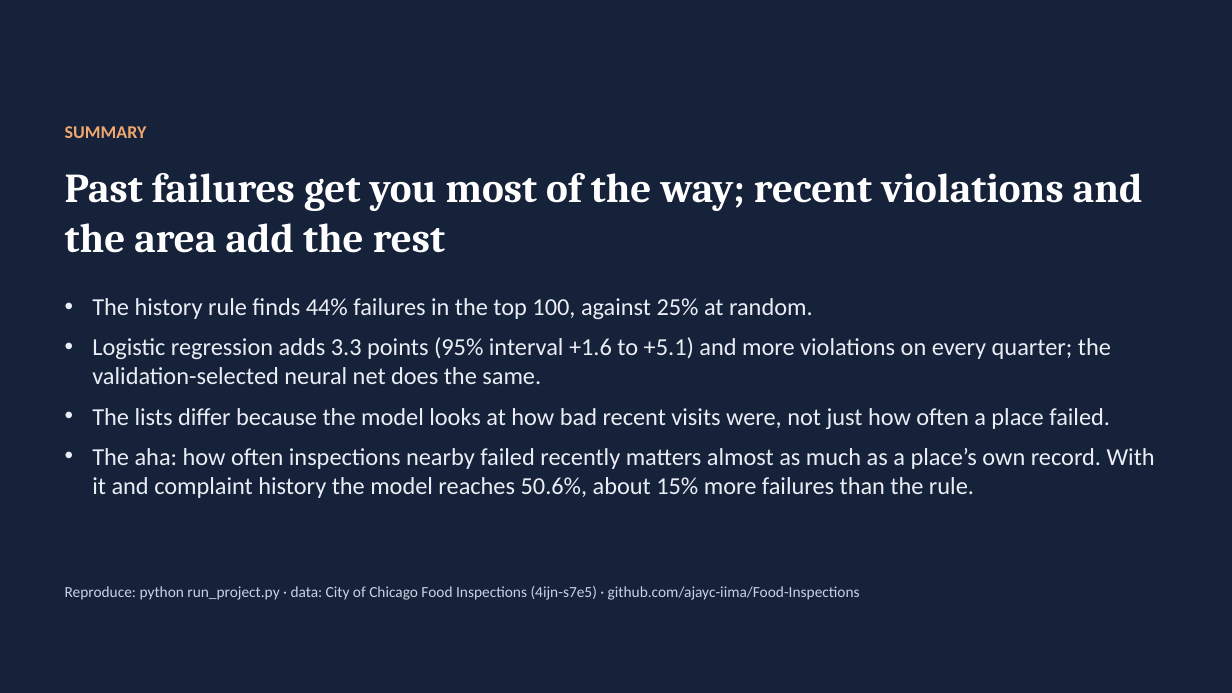
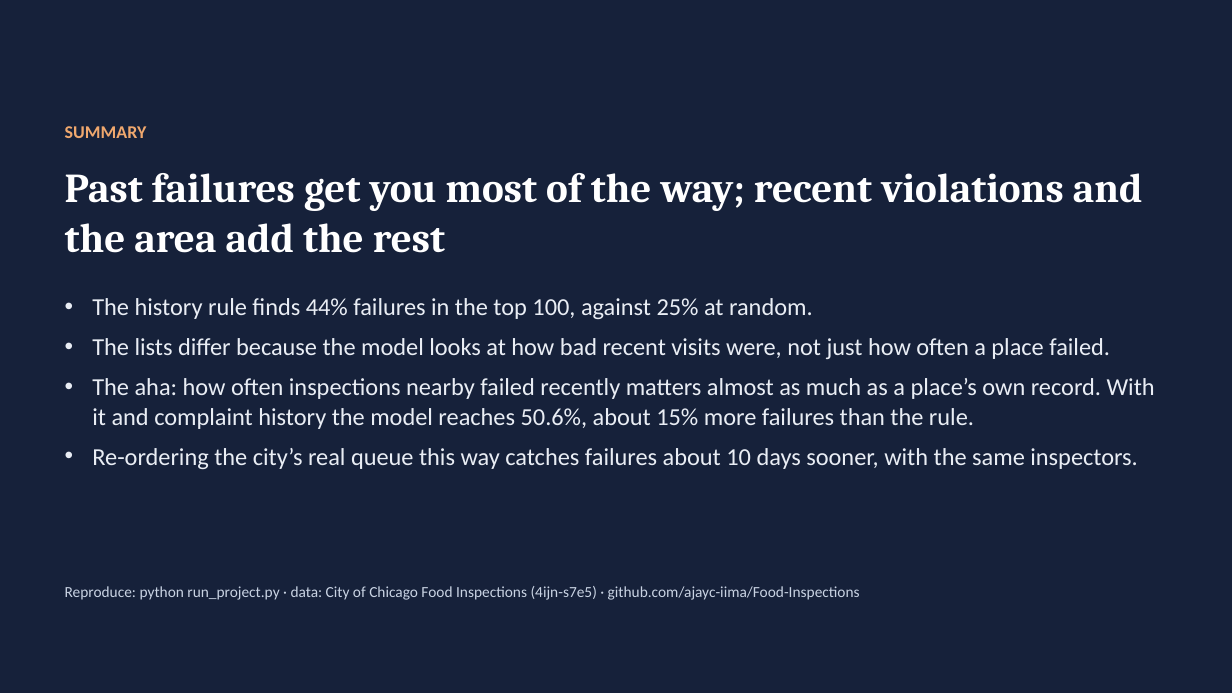
Before and after one commit to ajayc-iima/Food-Inspections, a slide deck: slide 18 of presentation/food_inspections_presentation.pptx (slide 17 before the commit). Drawn at 1232x693 pixels with LibreOffice and Linux fonts; fonts in the diff are those of the drawing. Boxes give left, top, right and bottom in pixels: in the first picture for what was removed or moved away, otherwise in the second. Text is boxed around its words. In the diff, an @@ line names an element or a change of style, - is before the commit and + after.

```diff
--- a/presentation/food_inspections_presentation.pptx
+++ b/presentation/food_inspections_presentation.pptx
@@ text at [92,337,1111,384]: paragraph removed @@
-• Logistic regression adds 3.3 points (95% interval +1.6 to +5.1) and more violations on every quarter; the validation-selected neural net does the same.
@@ text at [92,448,1138,469]: paragraph added @@
+• Re-ordering the city’s real queue this way catches failures about 10 days sooner, with the same inspectors.
```
Also in this commit, not shown: 1 slide added, 4 other files.
